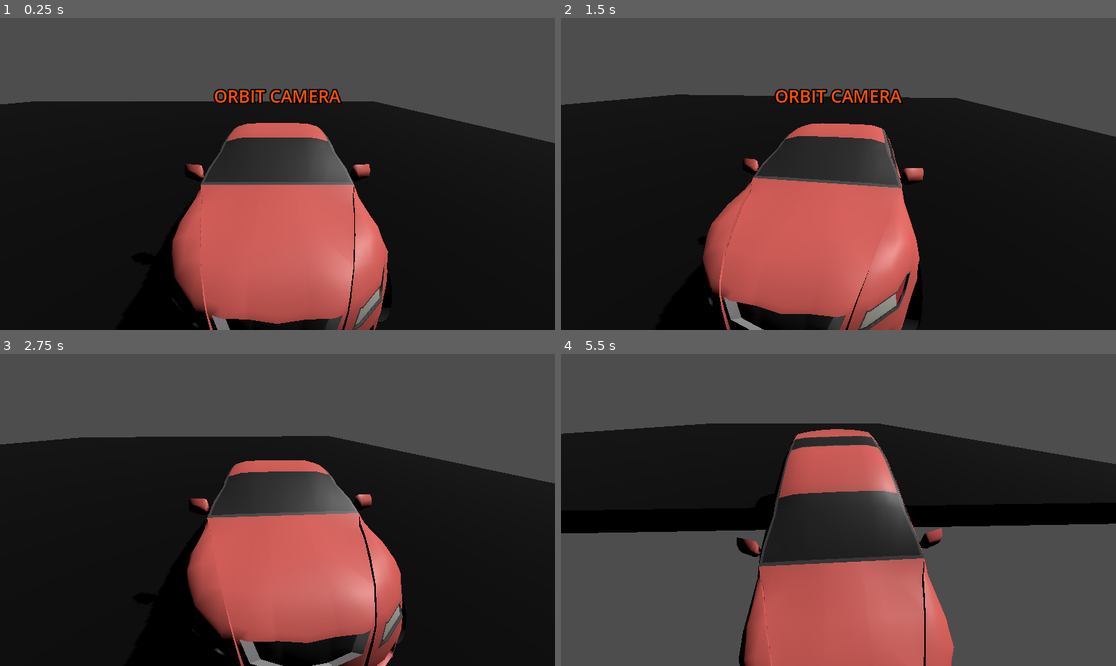
Above: before the commit, frames 1-4 (two rows, left to right).
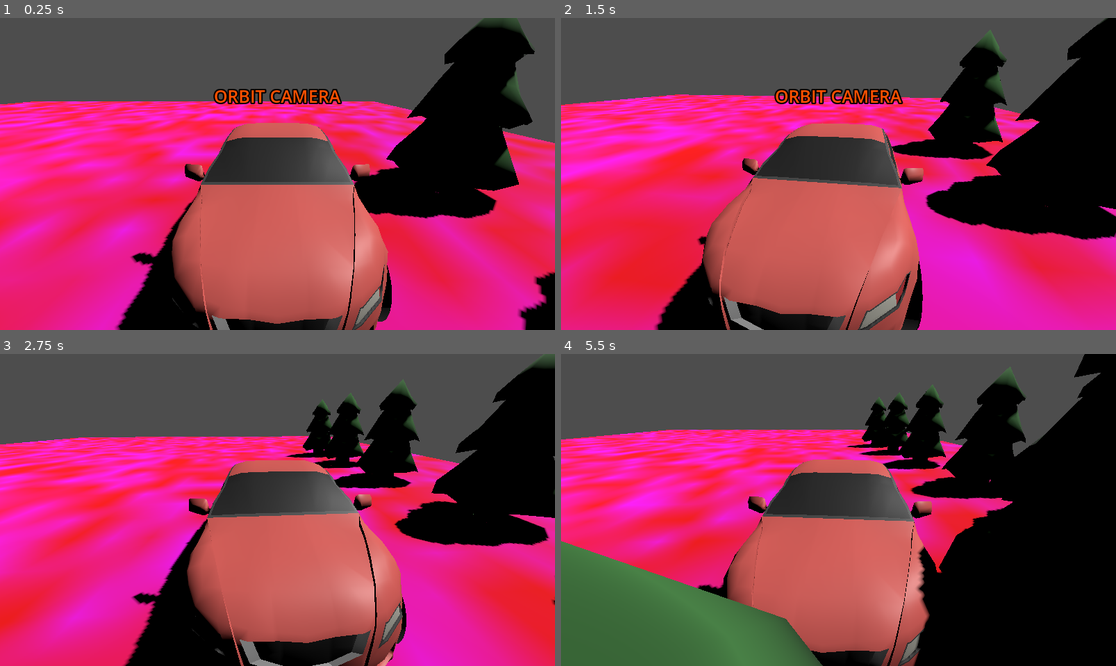
Above: after the commit, the same moments.

Repository: Glitch752/arcadeJam
Game: Godot game, scene res://level1.tscn
The game is run twice, just before and just after one commit, with the same random seed, the same clock (stepped at 60 frames per second) and the same inputs. Before the commit the project starts from res://main.tscn.
Inputs (mouse positions are in pixels of both pictures, inside the frame that each line leads up to):
- Up to frame 1 (0.25 s): no input
- Up to frame 2 (1.5 s): tap Enter at 0.5 s; move the mouse to (866, 174) at 0.52 s; hold W (move_forward) from 0.53 s (still down); tap I at 0.6 s; click (866, 174) at 0.67 s; move the mouse to (810, 174) at 1.27 s; tap K at 1.35 s
- Up to frame 3 (2.75 s): keep holding W (move_forward); move the mouse to (288, 503) at 2.02 s; tap J at 2.1 s
- Up to frame 4 (5.5 s): keep holding W (move_forward); move the mouse to (832, 516) at 2.77 s; tap L at 2.85 s; click (832, 516) at 2.92 s; move the mouse to (877, 513) at 3.52 s; tap Enter at 3.6 s; move the mouse to (794, 506) at 4.27 s; tap Shift at 4.35 s; move the mouse to (844, 510) at 5.02 s; hold Ctrl from 5.03 s (still down); click (844, 510) at 5.17 s

The runs differ from the first frame. In frame 1, 45% of the frame differs, in the area x 0-100%, y 0-100%; in frame 2, 44%; in frame 3, 46%; in frame 4, 64%.

Commit message:
Add trees and dynamic ground texture manipulation

Diff:
--- /dev/null
+++ b/addParkingLines.gd
@@ -0,0 +1,32 @@
+extends CSGBox3D
+
+
+# Called when the node enters the scene tree for the first time.
+func _ready():
+	var rng = RandomNumberGenerator.new();
+
+	var width = 50;
+	var height = 50;
+
+	var data = PackedByteArray();
+	for x in range(width):
+		for y in range(height):
+			data.push_back(255)
+			data.push_back(0)
+			data.push_back(rng.randi_range(0, 255))
+
+	var image = Image.new();
+	image.set_data(width, height, false, Image.FORMAT_RGB8, data)
+
+	var texture = ImageTexture.create_from_image(image);
+
+	var mat = StandardMaterial3D.new();
+	mat.albedo_texture = texture;
+
+	material = mat;
+
+	print("Set albedo texture")
+
+# Called every frame. 'delta' is the elapsed time since the previous frame.
+func _process(delta):
+	pass
--- /dev/null
+++ b/level1.tscn
@@ -0,0 +1,49 @@
+[gd_scene load_steps=4 format=3 uid="uid://dx4tced8ie5no"]
+
+[ext_resource type="PackedScene" uid="uid://dq002782w5tt4" path="res://sedan.tscn" id="1_c3dvp"]
+[ext_resource type="Script" path="res://addParkingLines.gd" id="1_myarx"]
+[ext_resource type="PackedScene" uid="uid://b642r4ls07ygp" path="res://assets/tree.glb" id="3_mm7ai"]
+
+[node name="Node3D" type="Node3D"]
+
+[node name="DirectionalLight3D" type="DirectionalLight3D" parent="."]
+transform = Transform3D(-0.621258, -0.526714, 0.580182, 0.302059, 0.522212, 0.797531, -0.723048, 0.670722, -0.165329, 0.048811, 13.7083, 7.3885)
+shadow_enabled = true
+
+[node name="CSGBox3D" type="CSGBox3D" parent="."]
+transform = Transform3D(1, 0, 0, 0, 1, 0, 0, 0, 1, -19.012, -0.479721, 11.4517)
+use_collision = true
+size = Vector3(73.3406, 1, 89.3489)
+script = ExtResource("1_myarx")
+
+[node name="sedan" parent="." instance=ExtResource("1_c3dvp")]
+transform = Transform3D(1, 0, 0, 0, 1, 0, 0, 0, 1, -3.14338, 0, 8.41813)
+
+[node name="Environment" type="Node" parent="."]
+
+[node name="tree" parent="Environment" instance=ExtResource("3_mm7ai")]
+transform = Transform3D(1.50279, 0, 0, 0, 1.50279, 0, 0, 0, 1.50279, 4.03925, 0.0202785, 5.77376)
+
+[node name="tree2" parent="Environment" instance=ExtResource("3_mm7ai")]
+transform = Transform3D(1.50279, 0, 0, 0, 1.50279, 0, 0, 0, 1.50279, 4.96006, 0.0202785, 12.2096)
+
+[node name="tree3" parent="Environment" instance=ExtResource("3_mm7ai")]
+transform = Transform3D(1.50279, 0, 0, 0, 1.50279, 0, 0, 0, 1.50279, 5.77014, 0.0202776, 18.8131)
+
+[node name="tree4" parent="Environment" instance=ExtResource("3_mm7ai")]
+transform = Transform3D(1.50279, 0, 0, 0, 1.50279, 0, 0, 0, 1.50279, 6.77014, 0.0202776, 25.8131)
+
+[node name="tree5" parent="Environment" instance=ExtResource("3_mm7ai")]
+transform = Transform3D(1.50279, 0, 0, 0, 1.50279, 0, 0, 0, 1.50279, 6.69195, 0.0202771, 31.4929)
+
+[node name="tree6" parent="Environment" instance=ExtResource("3_mm7ai")]
+transform = Transform3D(1.50279, 0, 0, 0, 1.50279, 0, 0, 0, 1.50279, 1.6787, 0.0202771, 35.8353)
+
+[node name="tree7" parent="Environment" instance=ExtResource("3_mm7ai")]
+transform = Transform3D(1.50279, 0, 0, 0, 1.50279, 0, 0, 0, 1.50279, -4.13925, 0.0202771, 39.3323)
+
+[node name="tree8" parent="Environment" instance=ExtResource("3_mm7ai")]
+transform = Transform3D(1.50279, 0, 0, 0, 1.50279, 0, 0, 0, 1.50279, -9.76967, 0.0202771, 40.4593)
+
+[node name="tree9" parent="Environment" instance=ExtResource("3_mm7ai")]
+transform = Transform3D(1.50279, 0, 0, 0, 1.50279, 0, 0, 0, 1.50279, -17.427, 0.0202771, 39.9643)
--- a/main.tscn
+++ /dev/null
@@ -1,23 +0,0 @@
-[gd_scene load_steps=3 format=3 uid="uid://dx4tced8ie5no"]
-
-[ext_resource type="PackedScene" uid="uid://dq002782w5tt4" path="res://sedan.tscn" id="1_jhnfk"]
-
-[sub_resource type="StandardMaterial3D" id="StandardMaterial3D_rmgoc"]
-albedo_color = Color(0.118581, 0.118581, 0.118581, 1)
-metallic = 0.77
-metallic_specular = 0.0
-
-[node name="Node3D" type="Node3D"]
-
-[node name="DirectionalLight3D" type="DirectionalLight3D" parent="."]
-transform = Transform3D(-0.621258, -0.526714, 0.580182, 0.302059, 0.522212, 0.797531, -0.723048, 0.670722, -0.165329, 0.048811, 13.7083, 7.3885)
-shadow_enabled = true
-
-[node name="CSGBox3D" type="CSGBox3D" parent="."]
-transform = Transform3D(1, 0, 0, 0, 1, 0, 0, 0, 1, -19.012, -0.479721, 11.4517)
-use_collision = true
-size = Vector3(73.3406, 1, 89.3489)
-material = SubResource("StandardMaterial3D_rmgoc")
-
-[node name="sedan" parent="." instance=ExtResource("1_jhnfk")]
-transform = Transform3D(1, 0, 0, 0, 1, 0, 0, 0, 1, -3.14338, 0, 8.41813)
--- a/project.godot
+++ b/project.godot
@@ -11,7 +11,7 @@
 [application]
 
 config/name="TrafficGame"
-run/main_scene="res://main.tscn"
+run/main_scene="res://level1.tscn"
 config/features=PackedStringArray("4.2", "Forward Plus")
 config/icon="res://icon.svg"
 
Binary file added: assets/tree.glb
Not shown, added: assets/tree.glb.import
Not shown, changed: assets/cars.blend
Not shown, added: assets/environment.blend
Not shown, added: levA8FE.tmp
